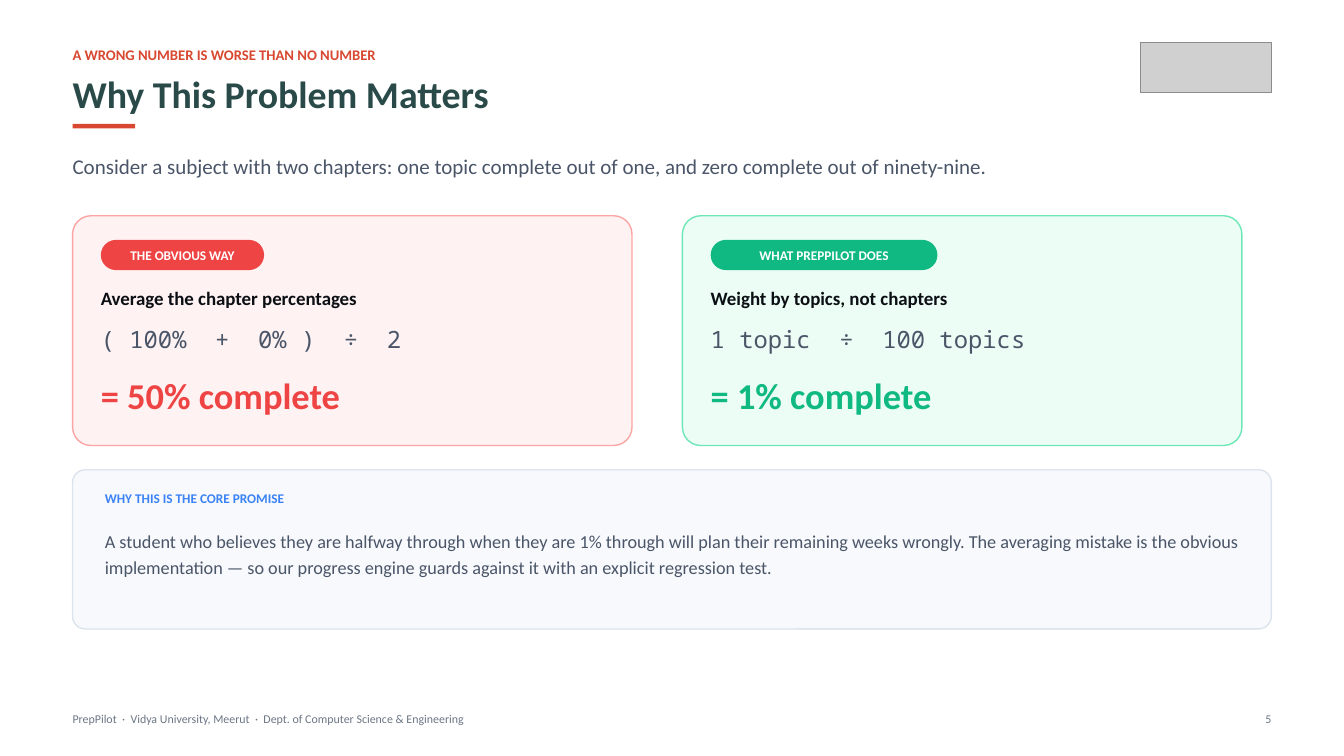
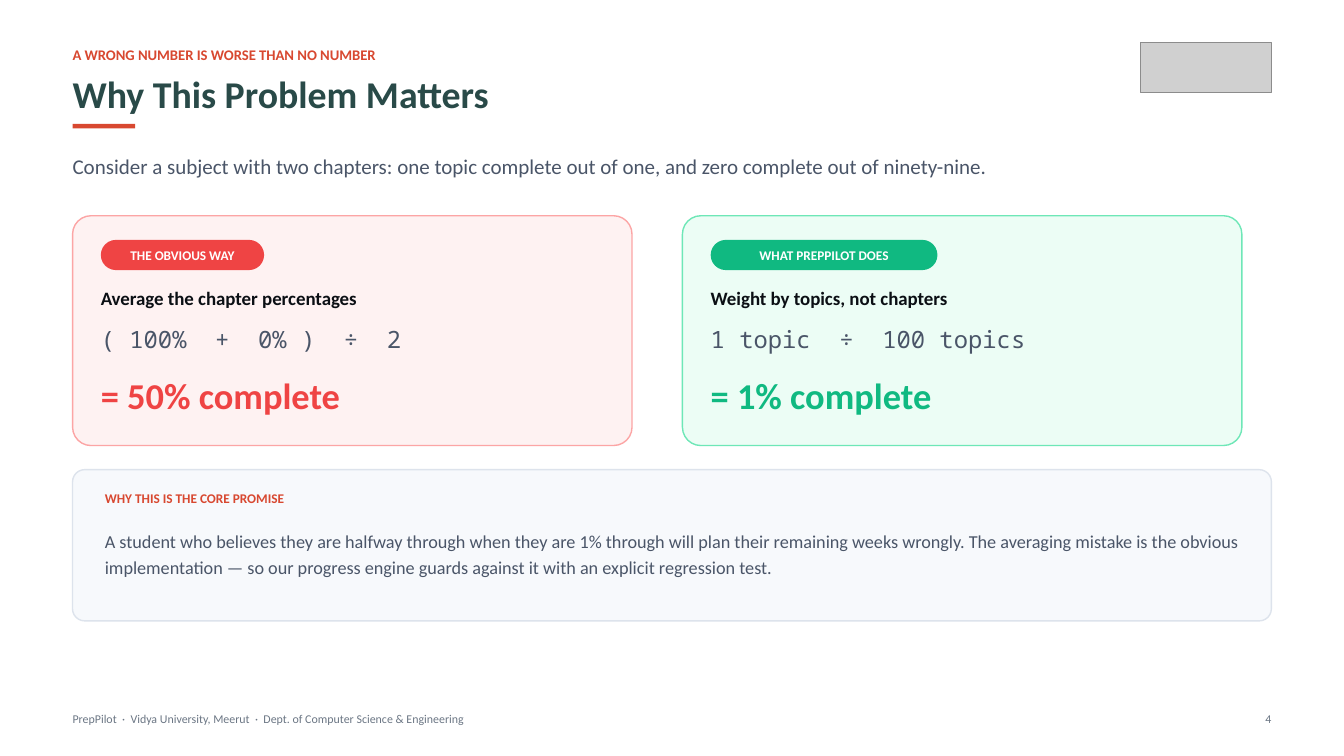
Before and after one commit to Archiit-jain/preppilot, a slide deck: slide 4 of docs/PrepPilot_First_Project_Presentation.pptx (slide 5 before the commit). Drawn at 1344x756 pixels with LibreOffice and Linux fonts; fonts in the diff are those of the drawing; grey boxes stand for pictures. Boxes give left, top, right and bottom in pixels: in the first picture for what was removed or moved away, otherwise in the second. Text is boxed around its words. In the diff, an @@ line names an element or a change of style, - is before the commit and + after.

```diff
--- a/docs/PrepPilot_First_Project_Presentation.pptx
+++ b/docs/PrepPilot_First_Project_Presentation.pptx
@@ rounded rectangle resized from (x1=73, y1=470, x2=1271, y2=629) to (x1=73, y1=470, x2=1271, y2=621) @@
@@ text "WHY THIS IS THE CORE ..." at (x1=105, y1=494, x2=284, y2=503): text colour #3B82F6 to #D84830 @@
@@ text at (x1=1265, y1=715, x2=1271, y2=723): text changed @@
-5
+4
```
Also in this commit, not shown: 17 other slides changed, 1 slide added, 10 slides removed, 6 other files.
